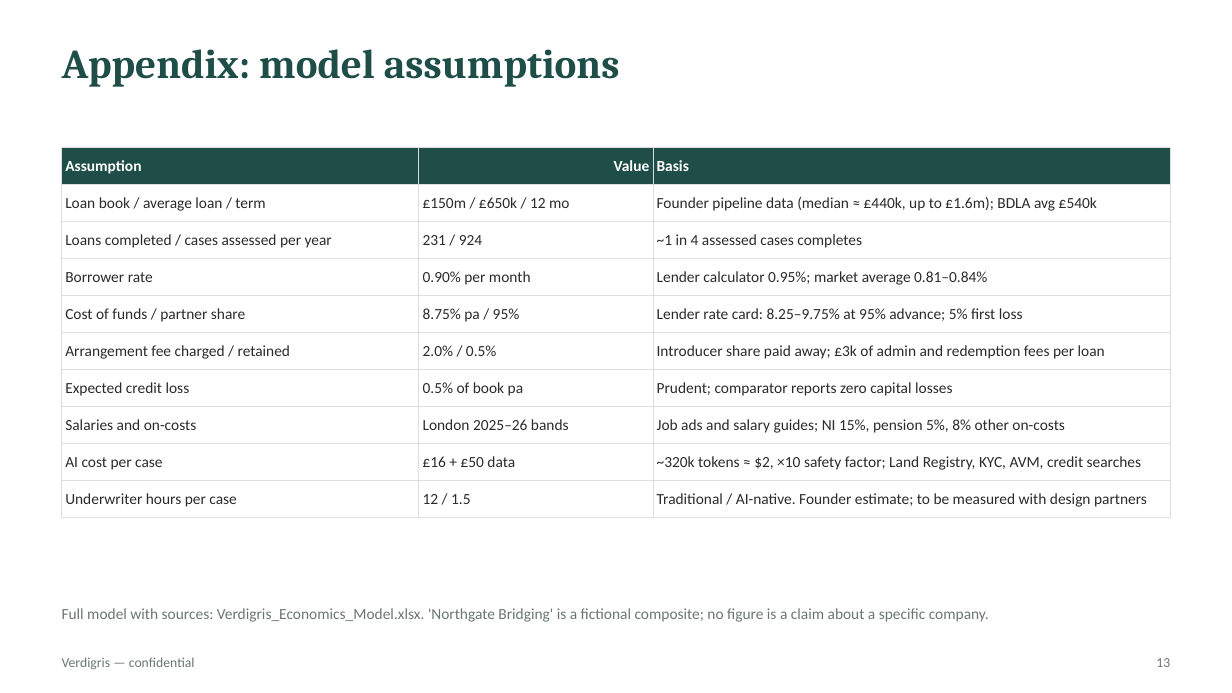
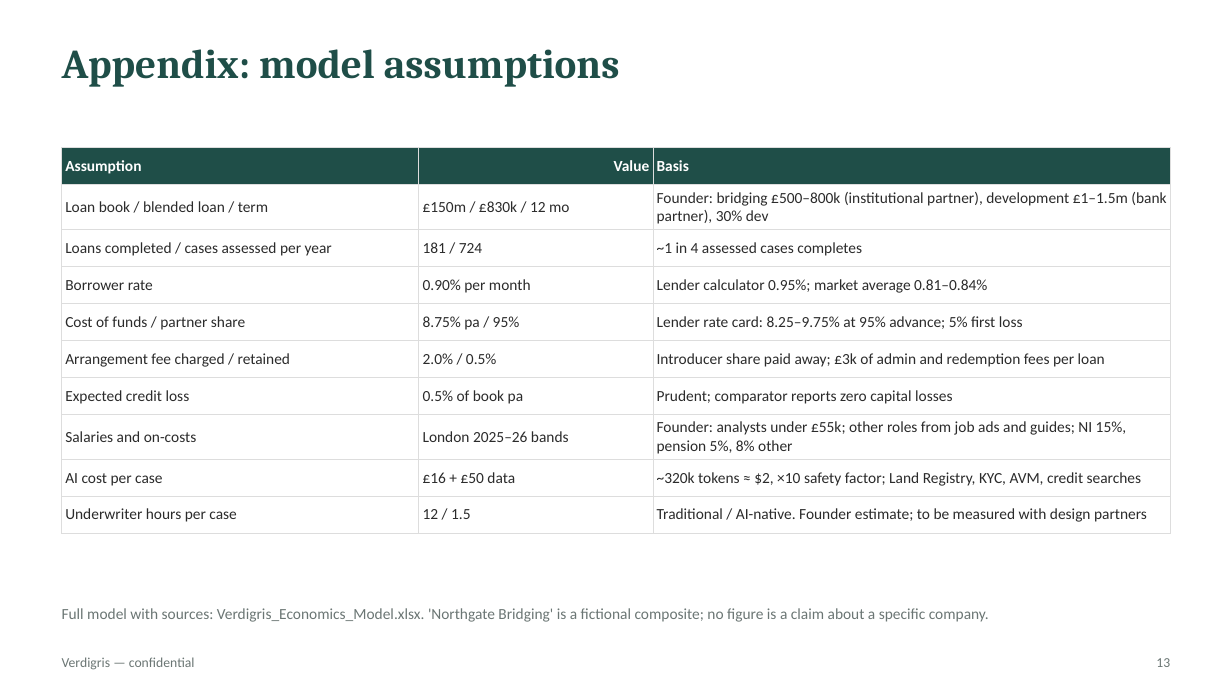
Before and after one commit to lisawongcn-boop/Jun15, a slide deck: slide 13 of verdigris-deliverables/Verdigris_Pitch_Deck.pptx. Drawn at 1232x693 pixels with LibreOffice and Linux fonts; fonts in the diff are those of the drawing. Boxes give left, top, right and bottom in pixels: in the first picture for what was removed or moved away, otherwise in the second. Text is boxed around its words. In the diff, an @@ line names an element or a change of style, - is before the commit and + after.

```diff
--- a/verdigris-deliverables/Verdigris_Pitch_Deck.pptx
+++ b/verdigris-deliverables/Verdigris_Pitch_Deck.pptx
@@ table at [62,148,1170,526] @@
-row 2: Loan book / average loan / term | £150m / £650k / 12 mo | Founder pipeline data (median ≈ £440k, up to £1.6m); BDLA avg £540k
+row 2: Loan book / blended loan / term | £150m / £830k / 12 mo | Founder: bridging £500–800k (institutional partner), development £1–1.5m (bank partner), 30% dev
-row 3, column 2: 231 / 924
+row 3, column 2: 181 / 724
-row 8, column 3: Job ads and salary guides; NI 15%, pension 5%, 8% other on-costs
+row 8, column 3: Founder: analysts under £55k; other roles from job ads and guides; NI 15%, pension 5%, 8% other
```
Also in this commit, not shown: 5 other slides changed, 3 other files.
